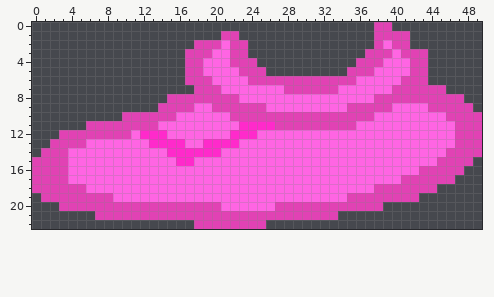
File history of a pixel-art sprite, images/enemies/parts/princessShoeLeft.png. Above, as it was before the edit.
The file is 50x23 pixels.
The result:
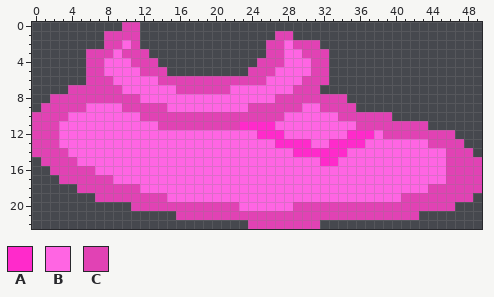
Palette (. is transparent): A #ff2acb  B #ff65e3  C #e142b4
The edit:
Changed rows in their new state; - is an unchanged pixel.
first column x 0:
 0 ----------CC--------------------------..----------
 1 --------CCCC---------..----CC---------....--------
 2 --------CCBC------......--CCBCCC------....--------
 3 ------CCCBCCC----.......--CCBBCCC----.......------
 4 ------CCBBBCCC---........CCCBBBCC---........------
 5 ------CCBBBBCCC--.......--CBBBBCC--.........------
 6 ------CCCBBBBBCCC---CCCC--BBBB---...........------
 7 ----CCCCCCBBBBBBCC---C------B---..............----
 8 --CCCCCCCCCCBBBBBBBBBBB----CCCCCCCC.............--
 9 -CCCCCBBBBCCCC-BBB--BBBB--CCCC--CCC-.............-
10 CCCCBBBBBBBB----CCCCCC------BBBBBB----CC..........
11 CCCBBBBBBBBBBBCCCCCCCCC----BBBBBBBBBCCCCCCCC......
12 CCCBBBBBBBB-BBB-------BBBAAA-------AAA-CCCCCCCC...
13 CC-BBB-------BBBB--BBBB----AAAA--AAAA-------CCC-..
14 C--------------BBBBBB--------AAAAAA--------------.
15 .---C-----------BB--------------AA-----------B---C
16 ..--CCC------------------------------------BBB--CC
17 ...-CCCCC--------------------------------BBBBB-CCC
18 .....-CCCCCC--------------------------BBBBBB-CCCCC
19 -......--CCCCCC--------------------BBBBBB--CCCCCC-
20 ---........----------CC----BB----------CCCCCCCC---
21 -------.........------------------CCCCCCCCC-------
22 ------------------......--CCCCCC------------------
Pixel boxes of the changes (left, top, right, bottom) in both pictures:
changed: (32, 22, 482, 229)
